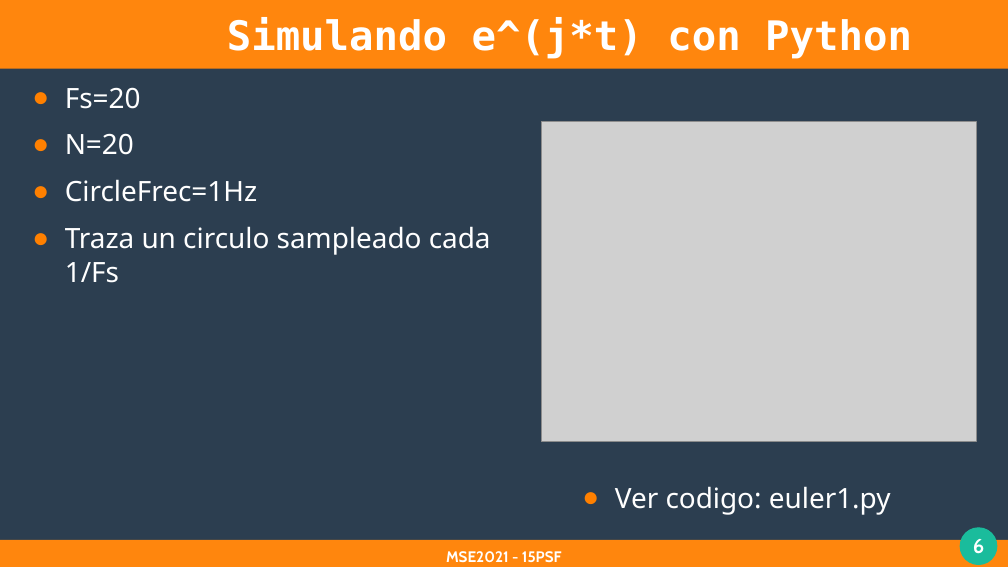
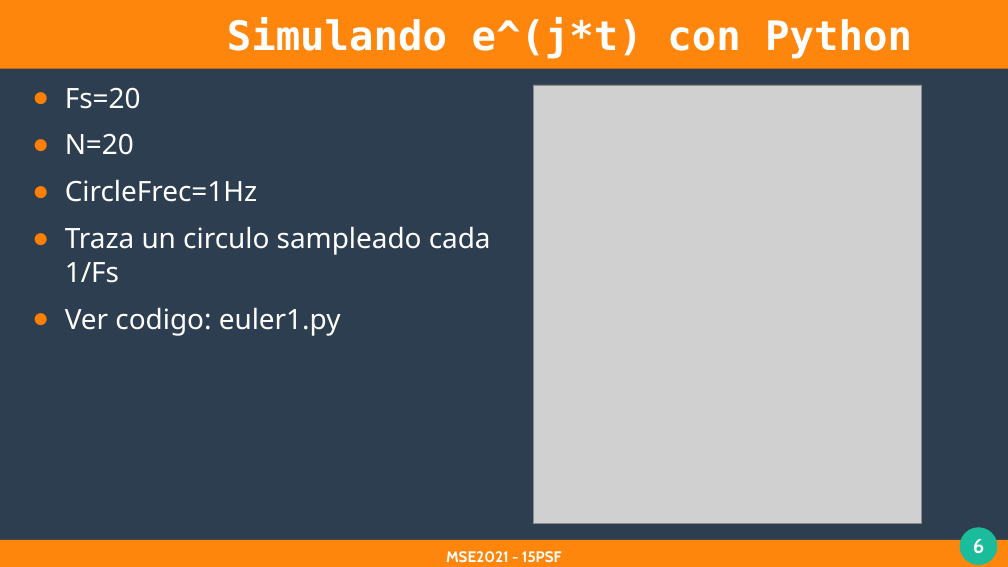
Before and after one commit to leonardods2007/psf_2021, a slide deck: slide 6 of clases/3_clase/3_clase.odp. Drawn at 1008x567 pixels with LibreOffice and Linux fonts; fonts in the diff are those of the drawing; grey boxes stand for pictures. Boxes give left, top, right and bottom in pixels: in the first picture for what was removed or moved away, otherwise in the second. Text is boxed around its words. In the diff, an @@ line names an element or a change of style, - is before the commit and + after.

```diff
--- a/clases/3_clase/3_clase.odp
+++ b/clases/3_clase/3_clase.odp
@@ picture: place and size @@
-picture at <box>542,122,976,442</box>
+picture at <box>533,85,922,523</box>
@@ text at <box>65,307,341,336</box>: paragraph added @@
+● Ver codigo: euler1.py
@@ text removed at <box>615,486,891,515</box> @@
-● Ver codigo: euler1.py
```
Also in this commit, not shown: 3 other slides changed, 5 slides added, 10 other files.
